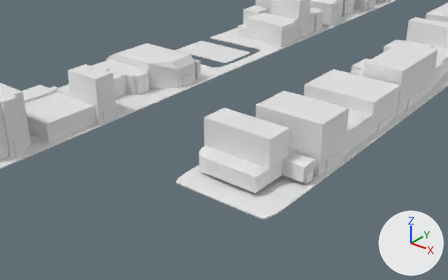
Renders of the Blender file Assets/BlenderFiles/City.blend from each side of a commit.
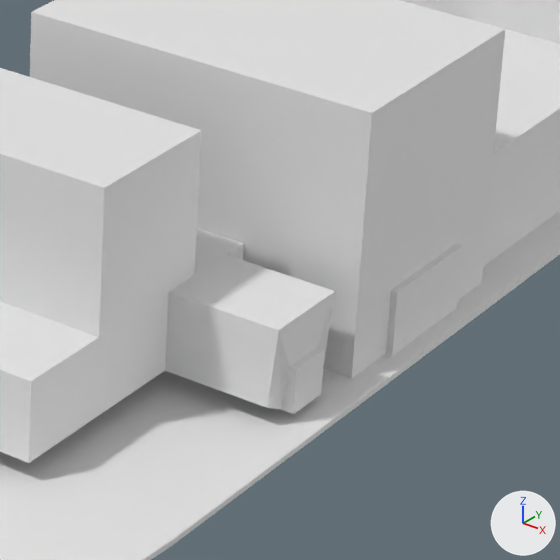
There are two pictures of each version: one from a camera (50 mm lens) standing at (-3.7, -72.01, 21.95) and looking at (-29.68, -39.54, 1.82), one close up on the part from 56% to 80% of the width and 37% to 76% of the height. Lighting does not change. The marker at lower right points along +X, +Y and +Z. The first two pictures are the older version.
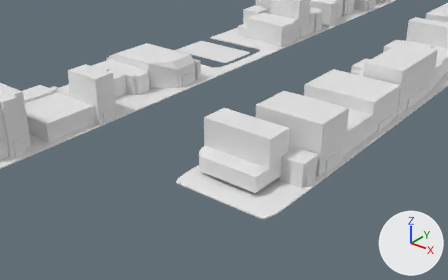
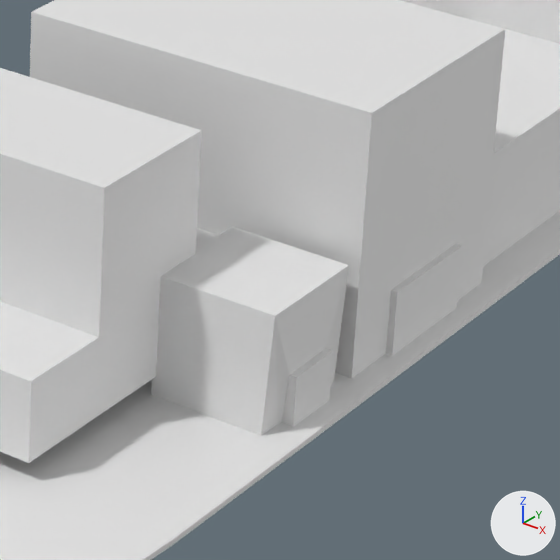
Where the newer file only moved an object's origin or applied its transform, the numbers keep the older frame.

Where the change shows, as pixel boxes (x1, y1, x2, y2) in the close-ups (560 x 560 px):
'Cube.021', rescaled (16% wider, 31% taller): before (165, 255, 335, 414); after (151, 227, 349, 436)
'Cube.023', unchanged, covered by the edit: before (194, 228, 244, 275); after (196, 228, 218, 249)

Edits to the bpy script that builds the scene:
```text
Change ob_cube_021:
    ob_cube_021.scale: (0.932, 0.765, 0.648) -> (1.0, 1.0, 1.0)
```
